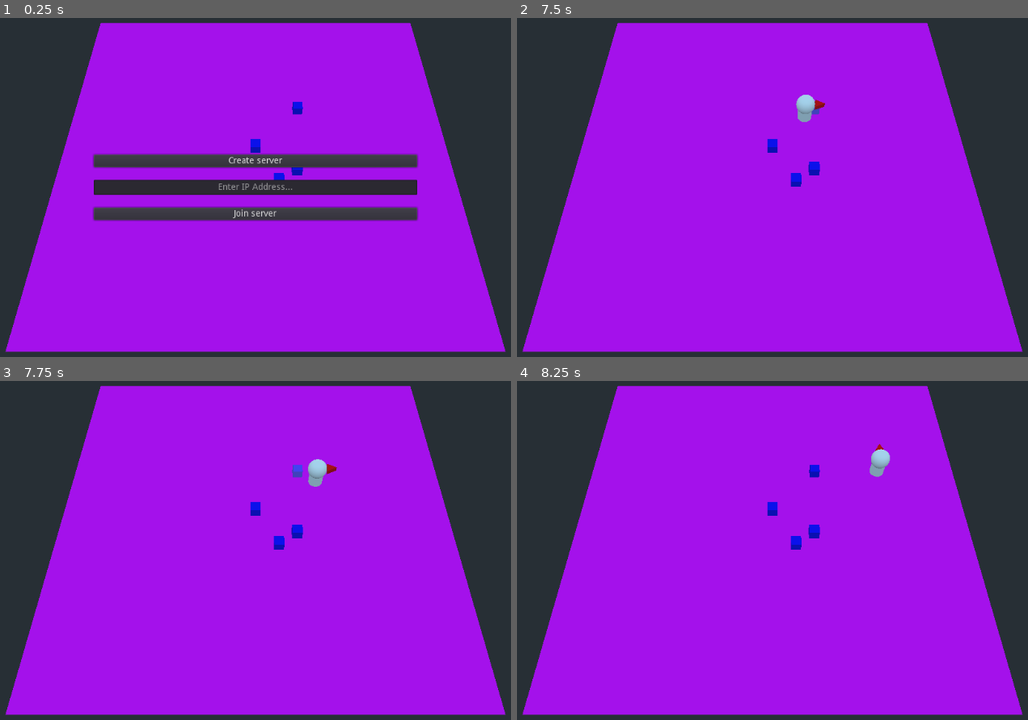
Above: before the commit, frames 1-4 (two rows, left to right).
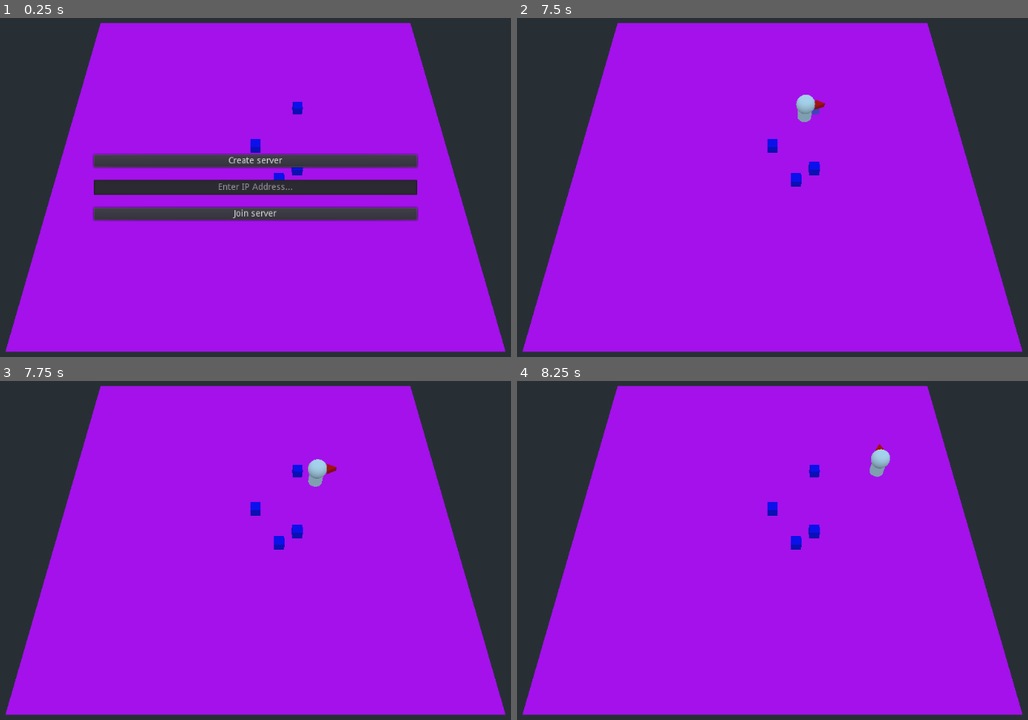
Above: after the commit, the same moments.

Repository: ogilliland/overcooked-warehouse-game
Game: Godot game, scene res://scenes/title_screen.tscn
Two runs of this game, one before a commit and one after it. Both use one fixed random seed, a clock stepped at 60 frames per second and the inputs below.
Inputs (mouse positions are in pixels of both pictures, inside the frame that each line leads up to):
- Up to frame 1 (0.25 s): no input
- Up to frame 2 (7.5 s): click (772, 187) at 0.52 s; type "12" at 0.6 s; click "Create server" at 1.25 s; tap Enter at 2 s; hold D (move_right) 2.03-2.78 s; hold Space (interact, bound only after the commit) 2.03-2.78 s; hold S (move_down) 2.78-3.53 s; tap Space (interact, bound only after the commit) every 1.5 s from 2.85 to 7.35 s; hold D (move_right) 3.53-4.28 s; hold Space (interact, bound only after the commit) 3.53-4.28 s; hold W (move_up) 4.28-5.03 s; hold Space (interact, bound only after the commit) 5.03-5.78 s; hold A (move_left) 5.03-6.53 s; hold S (move_down) 6.53-7.28 s; hold Space (interact, bound only after the commit) 6.53-7.28 s; hold D (move_right) from 7.28 s (still down)
- Up to frame 3 (7.75 s): keep holding D (move_right)
- Up to frame 4 (8.25 s): release D (move_right) at 8.03 s; hold W (move_up) from 8.03 s (still down); hold Space (interact, bound only after the commit) from 8.03 s (still down)

Frames 1-2 are identical in both runs. In frame 3, less than 0.1% of the frame differs, in the area x 57-60%, y 24-29%; in frame 4, nothing differs.
Error after the commit: Invalid call. Nonexistent function 'is_in_group' in base 'Nil'. (res://scripts/player.gd:32)

Commit message:
Players can pick up items over network

Diff:
--- a/project.godot
+++ b/project.godot
@@ -44,6 +44,11 @@
 , Object(InputEventKey,"resource_local_to_scene":false,"resource_name":"","device":0,"alt":false,"shift":false,"control":false,"meta":false,"command":false,"pressed":false,"scancode":16777233,"physical_scancode":0,"unicode":0,"echo":false,"script":null)
  ]
 }
+interact={
+"deadzone": 0.5,
+"events": [ Object(InputEventKey,"resource_local_to_scene":false,"resource_name":"","device":0,"alt":false,"shift":false,"control":false,"meta":false,"command":false,"pressed":false,"scancode":32,"physical_scancode":0,"unicode":0,"echo":false,"script":null)
+ ]
+}
 
 [physics]
 
--- a/scenes/item.tscn
+++ b/scenes/item.tscn
@@ -19,7 +19,7 @@
 material = SubResource( 3 )
 size = Vector3( 0.5, 0.5, 0.5 )
 
-[node name="Item" type="Spatial"]
+[node name="Item" type="Spatial" groups=["items"]]
 script = ExtResource( 1 )
 
 [node name="Area" type="Area" parent="."]
--- a/scenes/player.tscn
+++ b/scenes/player.tscn
@@ -22,7 +22,7 @@
 height = 0.5
 
 [sub_resource type="CylinderShape" id=6]
-radius = 0.75
+radius = 0.6
 
 [sub_resource type="RayShape" id=7]
 length = 1.5
@@ -66,6 +66,9 @@
 transform = Transform( 1, 0, 0, 0, 1, 0, 0, 0, 1, 0, 0.5, 0 )
 shape = SubResource( 7 )
 
+[node name="HeldItem" type="Spatial" parent="."]
+transform = Transform( 1, 0, 0, 0, 1, 0, 0, 0, 1, 0, 0.5, 0.75 )
+
 [connection signal="timeout" from="NetworkTickRate" to="." method="_on_network_tick_rate_timeout"]
 [connection signal="area_entered" from="InteractionArea" to="." method="_on_interaction_area_entered"]
 [connection signal="area_exited" from="InteractionArea" to="." method="_on_interaction_area_exited"]
--- a/scripts/game.gd
+++ b/scripts/game.gd
@@ -1,6 +1,6 @@
 extends Spatial
 
-var Player = preload("res://scenes/player.tscn")
+var Player: PackedScene = preload("res://scenes/player.tscn")
 
 func _ready() -> void:
 	Network.game = self
--- a/scripts/item.gd
+++ b/scripts/item.gd
@@ -1,10 +1,17 @@
 extends Spatial
+
+onready var area: Area = $Area
+
+var is_held: bool
 
 # TO DO - update this when real meshes are defined
 # Also make sure "local to scene" is enabled on the material for glow to work
 onready var mesh_array = [
 	$MeshInstance
 ]
+
+# TO DO - synchronise item positions when new player connects?
+# Or we can avoid this by starting all players at same state (lobby) and hoping for no desync!
 
 func glow_enable() -> void:
 	for mesh_instance in mesh_array:
@@ -13,3 +20,21 @@
 func glow_disable() -> void:
 	for mesh_instance in mesh_array:
 		mesh_instance.mesh.surface_get_material(0).emission_energy = 0.0
+
+func pick_up(player: KinematicBody) -> void:
+	if not is_held:
+		rpc("update_parent", player.name, Vector3(0, 0, 0), 2)
+
+func put_down(target: Spatial = null) -> void:
+	if is_held:
+		var player_position = get_parent().get_parent().transform.origin
+		rpc("update_parent", Network.game, player_position, 1)
+
+sync func update_parent(player_id: String, new_position: Vector3, new_collision_layer: int) -> void:
+	get_parent().remove_child(self)
+	var new_parent = Network.game.get_node(player_id).held_item
+	new_parent.add_child(self)
+	translation = new_position
+	# Prevent held items from interfering with player raycast
+	area.collision_layer = new_collision_layer
+	area.collision_mask = new_collision_layer
--- a/scripts/player.gd
+++ b/scripts/player.gd
@@ -10,7 +10,9 @@
 var nearby_objects: Array
 var nearest_object: Spatial
 
-onready var tween = $Tween
+onready var held_item: Spatial = $HeldItem
+
+onready var tween: Tween = $Tween
 puppet var puppet_translation: Vector3 setget set_puppet_translation
 puppet var puppet_velocity: Vector3
 puppet var puppet_angle: float
@@ -23,6 +25,12 @@
 	puppet_translation = new_translation
 	tween.interpolate_property(self, "translation", translation, puppet_translation, 0.1)
 	tween.start()
+
+func _input(event: InputEvent) -> void:
+	if is_network_master():
+		if event.is_action_pressed("interact"):
+			if nearest_object.is_in_group("items"):
+				nearest_object.pick_up(self)
 
 func _physics_process(delta: float) -> void:
 	var target_angle = 0 # Will be used later to rotate player
@@ -86,6 +94,9 @@
 	if area.get_parent().has_method("glow_disable"):
 		area.get_parent().glow_disable()
 
+	if nearest_object == area.get_parent():
+		nearest_object = null
+
 	nearby_objects.erase(area.get_parent())
 	if nearby_objects.size() > 0:
 		update_nearest()
